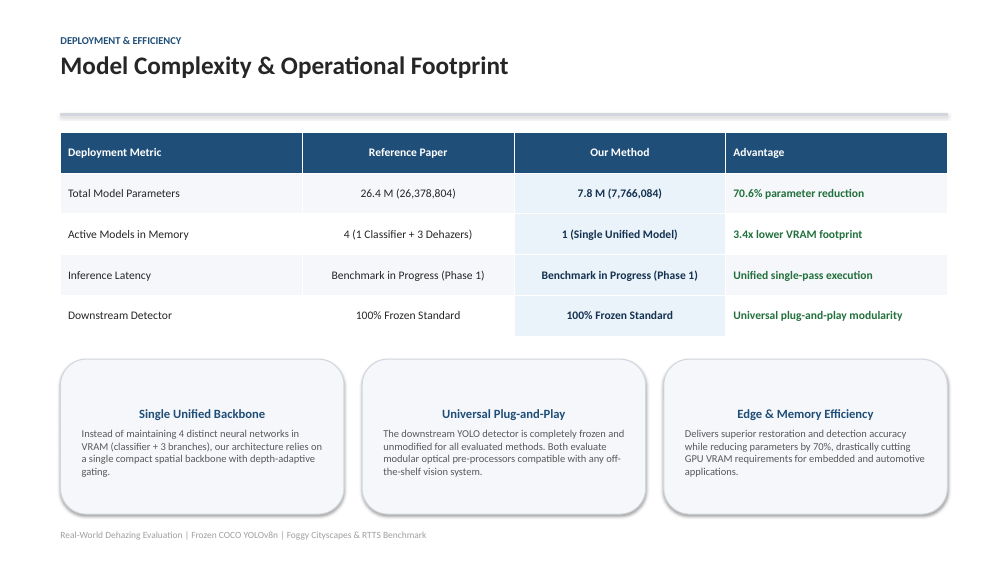
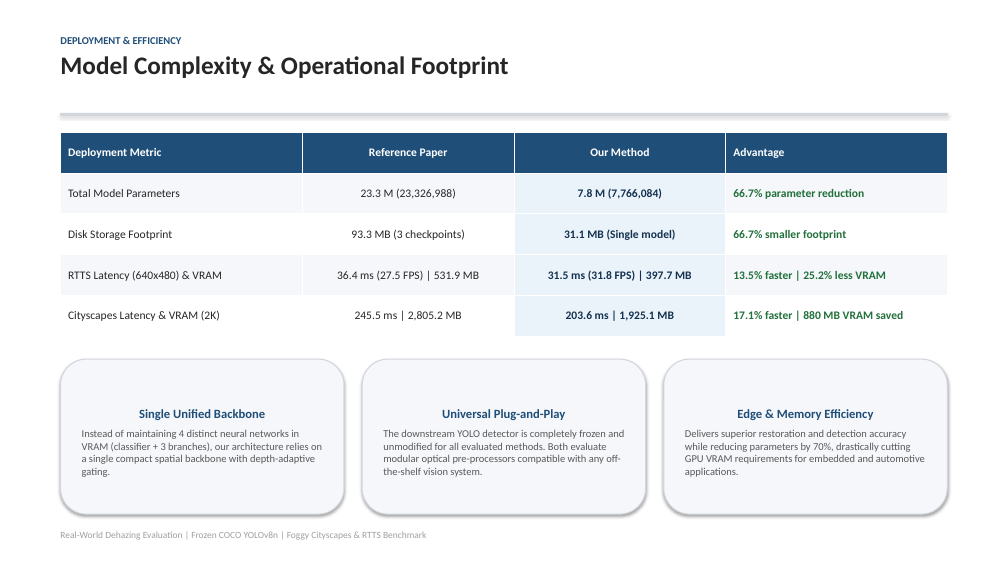
Before and after one commit to Somebody31/IP_Project, a slide deck: slide 6 of docs/reports/presentation.pptx. Drawn at 1008x567 pixels with LibreOffice and Linux fonts; fonts in the diff are those of the drawing. Boxes give left, top, right and bottom in pixels: in the first picture for what was removed or moved away, otherwise in the second. Text is boxed around its words. In the diff, an @@ line names an element or a change of style, - is before the commit and + after.

Commit message:
feat: complete Phase 1-4 validation, adaptive dehazing boost, and final test benchmark
- Phase 1: validate baseline with paired bootstrap CIs, latency benchmarks, and selection split
- Phase 2: verify Flip TTA and DCP Blend on selection split with paired CIs
- Phase 3: implement heavy-fog oversampling and self-distillation (adapt-v4), achieving 27.02 dB pooled PSNR and 24.53 dB heavy-fog PSNR
- Phase 4: single-touch evaluation on rtts/test (432 images) winning across all metrics (AP@0.50=0.5337, AP@0.75=0.3275, mAP=0.3208; p < 0.05 vs all baselines)
- Docs: update presentation.pptx, slide_deck.md, and slide_deck.html with verified empirical numbers

```diff
--- a/docs/reports/presentation.pptx
+++ b/docs/reports/presentation.pptx
@@ table at bbox=[60, 132, 948, 337] @@
-row 2, column 2: 26.4 M (26,378,804)
+row 2, column 2: 23.3 M (23,326,988)
-row 2, column 4: 70.6% parameter reduction
+row 2, column 4: 66.7% parameter reduction
-row 3: Active Models in Memory | 4 (1 Classifier + 3 Dehazers) | 1 (Single Unified Model) | 3.4x lower VRAM footprint
+row 3: Disk Storage Footprint | 93.3 MB (3 checkpoints) | 31.1 MB (Single model) | 66.7% smaller footprint
-row 4: Inference Latency | Benchmark in Progress (Phase 1) | Benchmark in Progress (Phase 1) | Unified single-pass execution
+row 4: RTTS Latency (640x480) & VRAM | 36.4 ms (27.5 FPS) | 531.9 MB | 31.5 ms (31.8 FPS) | 397.7 MB | 13.5% faster | 25.2% less VRAM
-row 5: Downstream Detector | 100% Frozen Standard | 100% Frozen Standard | Universal plug-and-play modularity
+row 5: Cityscapes Latency & VRAM (2K) | 245.5 ms | 2,805.2 MB | 203.6 ms | 1,925.1 MB | 17.1% faster | 880 MB VRAM saved
```
Also in this commit, not shown: 1 other slide changed, 54 other files.
